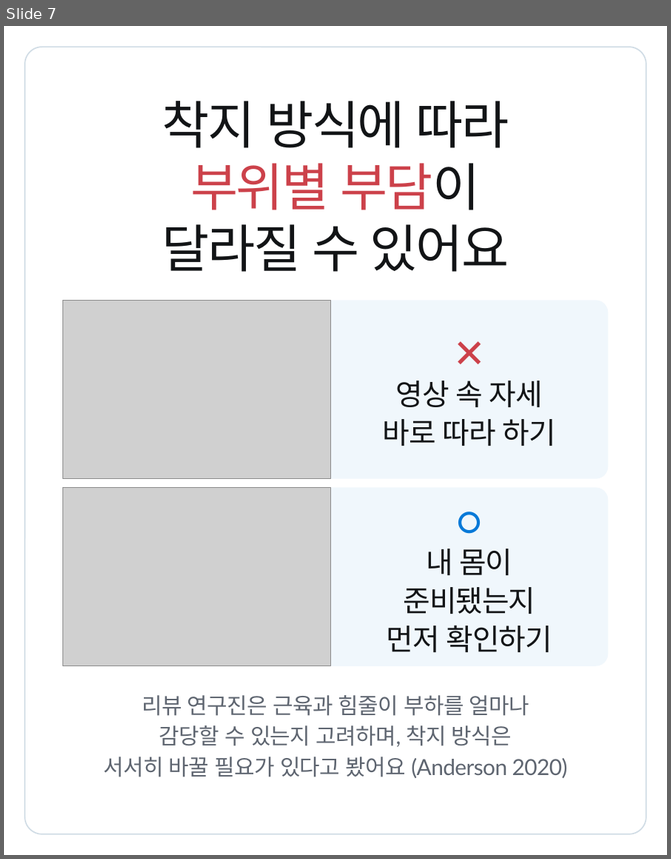
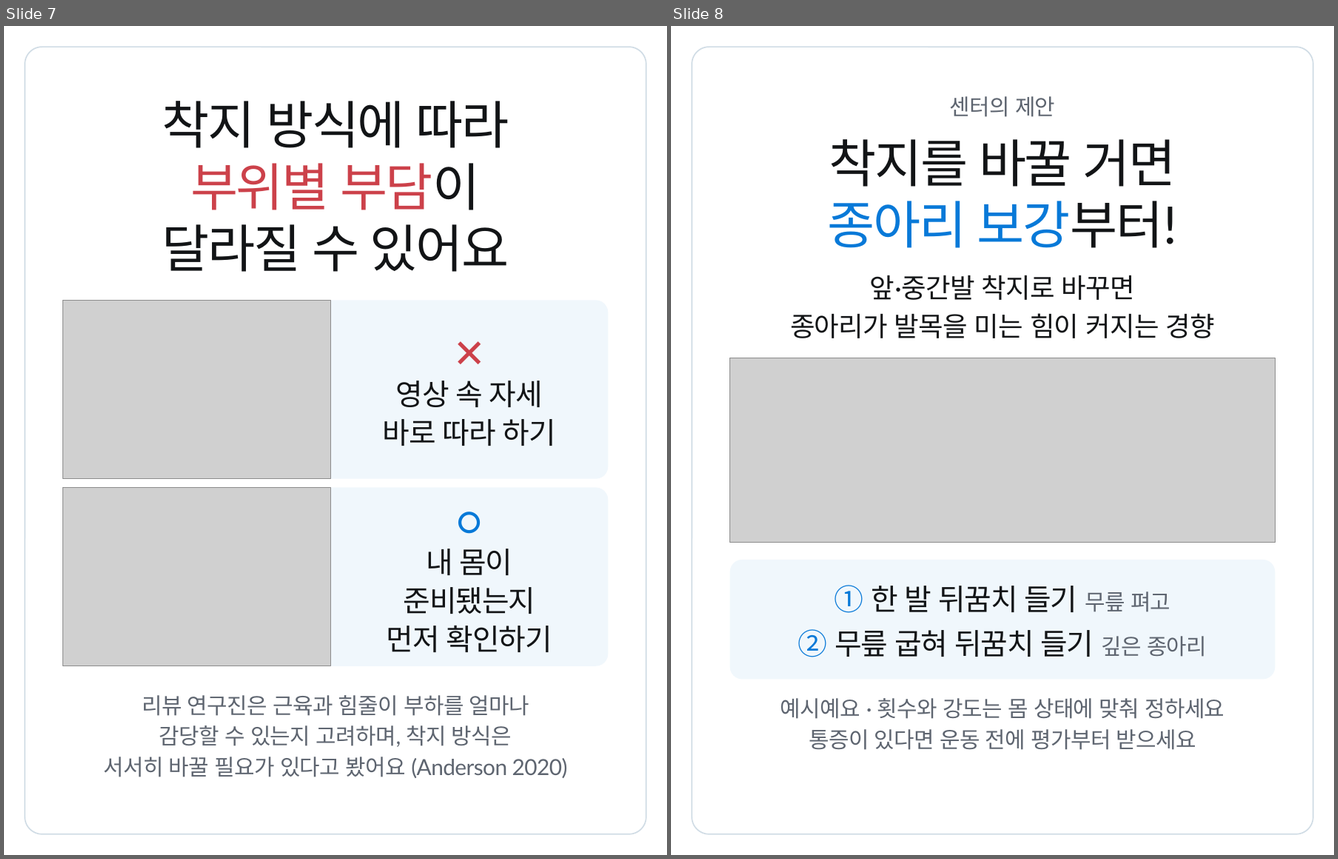
Before and after one commit to js920915-cyber/New-box, a slide deck: content/running-form-change-v2/adobe-express/running-form-change-v2-express.pptx. Shown side by side, each under a label of ours: slide 7 before the commit, slides 7 and 8 after it. The pictures are 671x859 and 1338x859 pixels, drawn with LibreOffice and Linux fonts; fonts in the diff are those of the drawing; grey boxes stand for pictures. Boxes give left, top, right and bottom in pixels: in the first picture for what was removed or moved away, otherwise in the second. Text is boxed around its words. In the diff, an @@ line names an element or a change of style, - is before the commit and + after.

```diff
--- a/content/running-form-change-v2/adobe-express/running-form-change-v2-express.pptx
+++ b/content/running-form-change-v2/adobe-express/running-form-change-v2-express.pptx
@@ slide 8 added at bbox=[671, 26, 1334, 855], background #FFFFFF @@
@@ rounded rectangle added at bbox=[692, 47, 1313, 833], outline #D0DCE5 1.5 pt @@
@@ text added at bbox=[950, 96, 1055, 117], 27 pt, text #5E6570 @@
+센터의 제안
@@ text added at bbox=[829, 139, 1176, 187], 63 pt, text #121416 @@
+착지를 바꿀 거면
@@ text added at bbox=[828, 201, 1177, 248], 63 pt, text #0879D8 @@
+종아리 보강부터!
@@ text added at bbox=[870, 275, 1135, 300], 33 pt, text #121416 @@
+앞·중간발 착지로 바꾸면
@@ text added at bbox=[790, 313, 1214, 338], 33 pt, text #121416 @@
+종아리가 발목을 미는 힘이 커지는 경향
@@ picture added at bbox=[730, 358, 1275, 542] @@
@@ rounded rectangle added at bbox=[730, 560, 1275, 679], fill #F0F7FC @@
@@ text added at bbox=[835, 585, 1171, 613], 36 pt, text #121416 @@
+① 한 발 뒤꿈치 들기 무릎 펴고
@@ text added at bbox=[798, 629, 1207, 657], 36 pt, text #121416 @@
+② 무릎 굽혀 뒤꿈치 들기 깊은 종아리
@@ text added at bbox=[781, 698, 1225, 719], 27 pt, text #5E6570 @@
+예시예요 · 횟수와 강도는 몸 상태에 맞춰 정하세요
@@ text added at bbox=[809, 729, 1196, 750], 27 pt, text #5E6570 @@
+통증이 있다면 운동 전에 평가부터 받으세요
```
Also in this commit, not shown: 1 slide changed, 1 other slide added, 1 slide removed, 29 other files.
